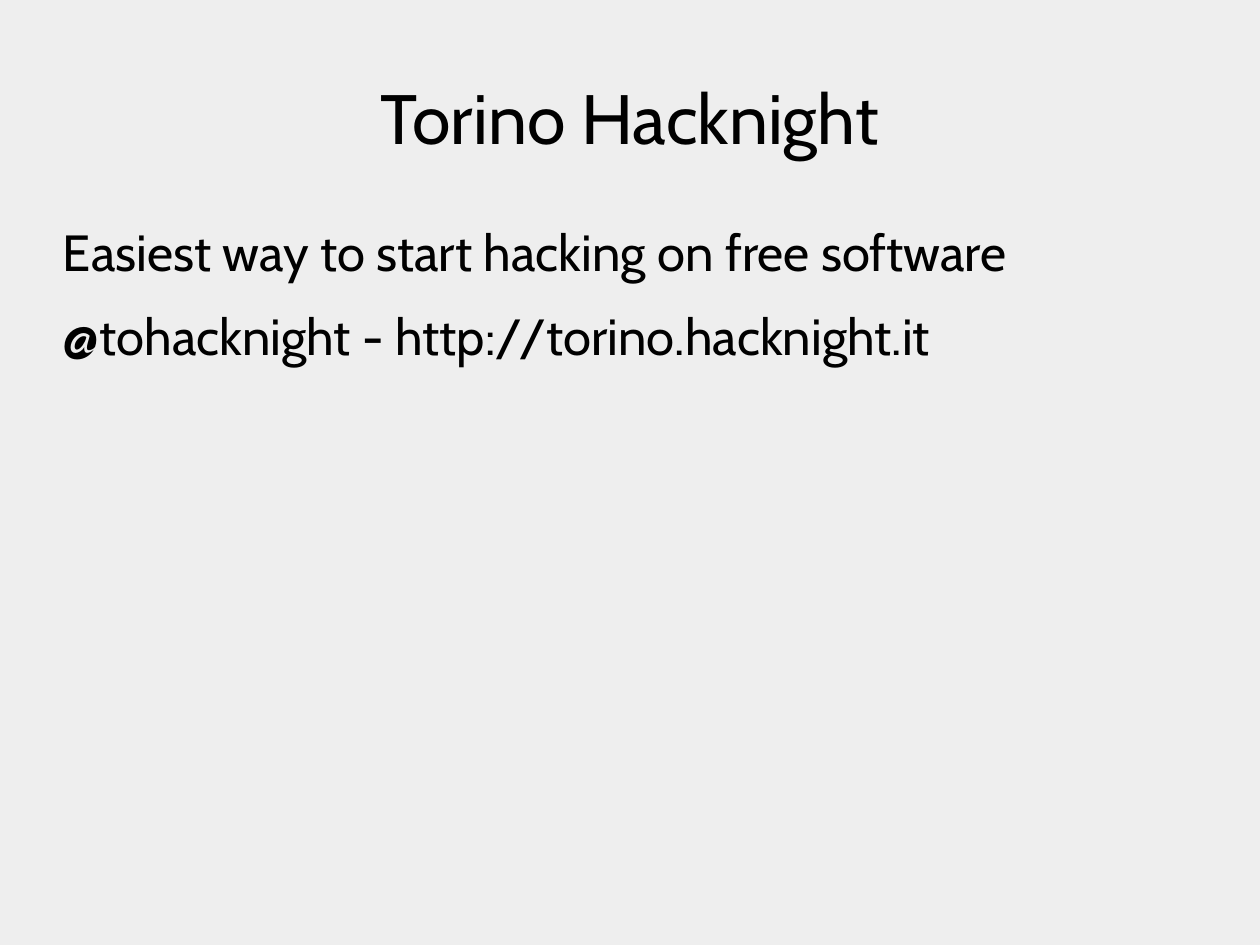
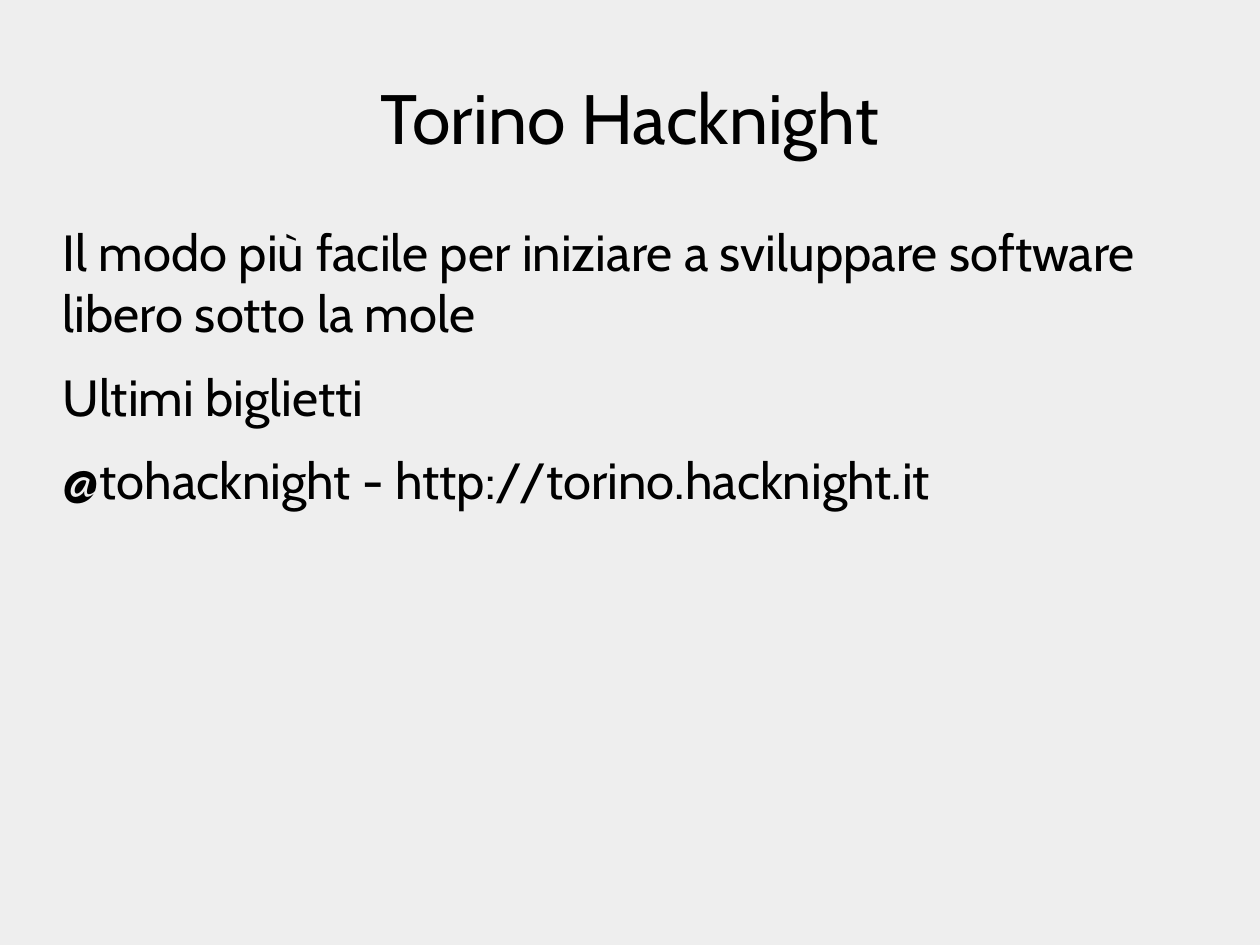
Before and after one commit to xrmx/tcs-uwsgi, a slide deck: slide 35 of uwsgi.odp. Drawn at 1260x945 pixels with LibreOffice and Linux fonts; fonts in the diff are those of the drawing. Boxes give left, top, right and bottom in pixels: in the first picture for what was removed or moved away, otherwise in the second. Text is boxed around its words. In the diff, an @@ line names an element or a change of style, - is before the commit and + after.

Commit message:
Link biglietti torino hacknight

```diff
--- a/uwsgi.odp
+++ b/uwsgi.odp
@@ text at bbox=[63, 233, 1134, 427]: text changed @@
-Easiest way to start hacking on free software
+Il modo più facile per iniziare a sviluppare software libero sotto la mole
+Ultimi biglietti
```
Also in this commit, not shown: 2 other files.
